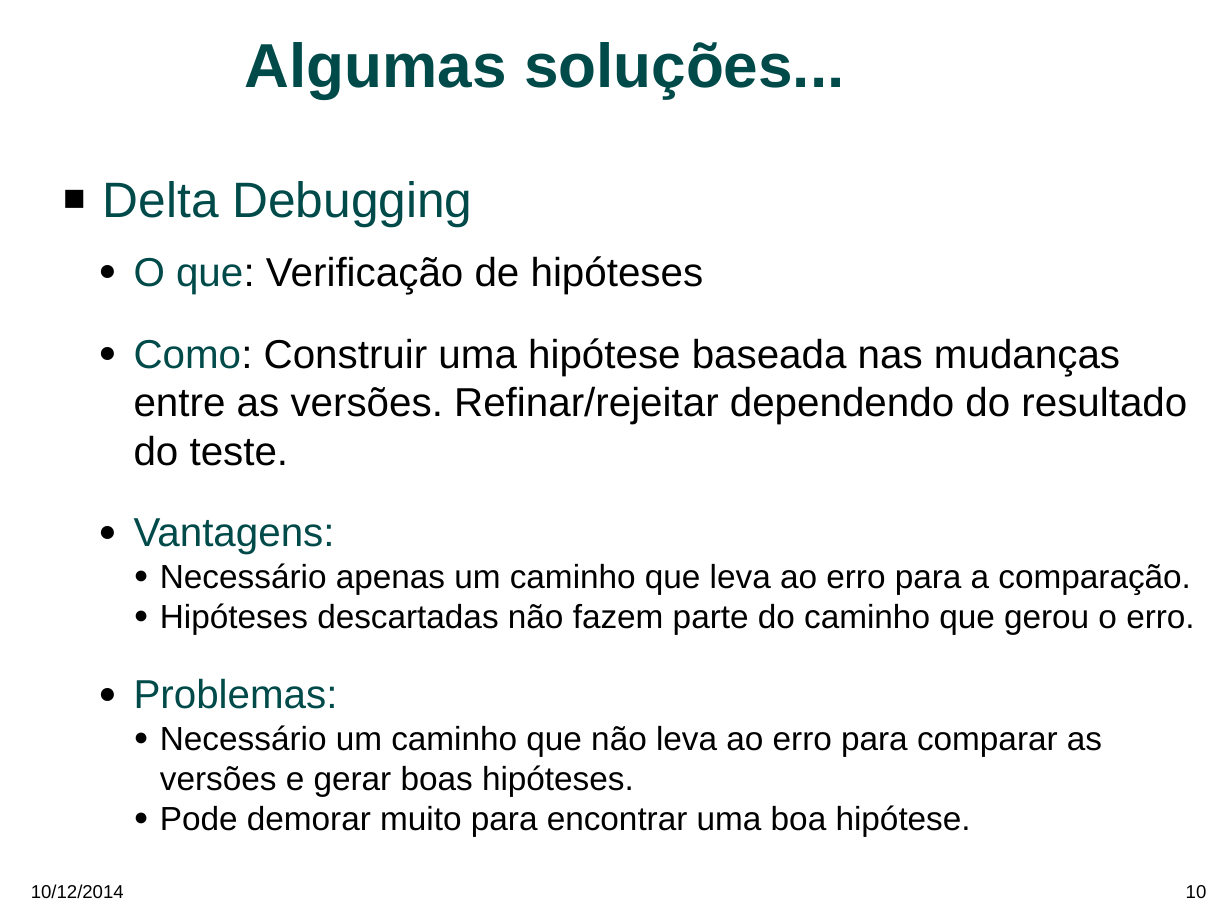
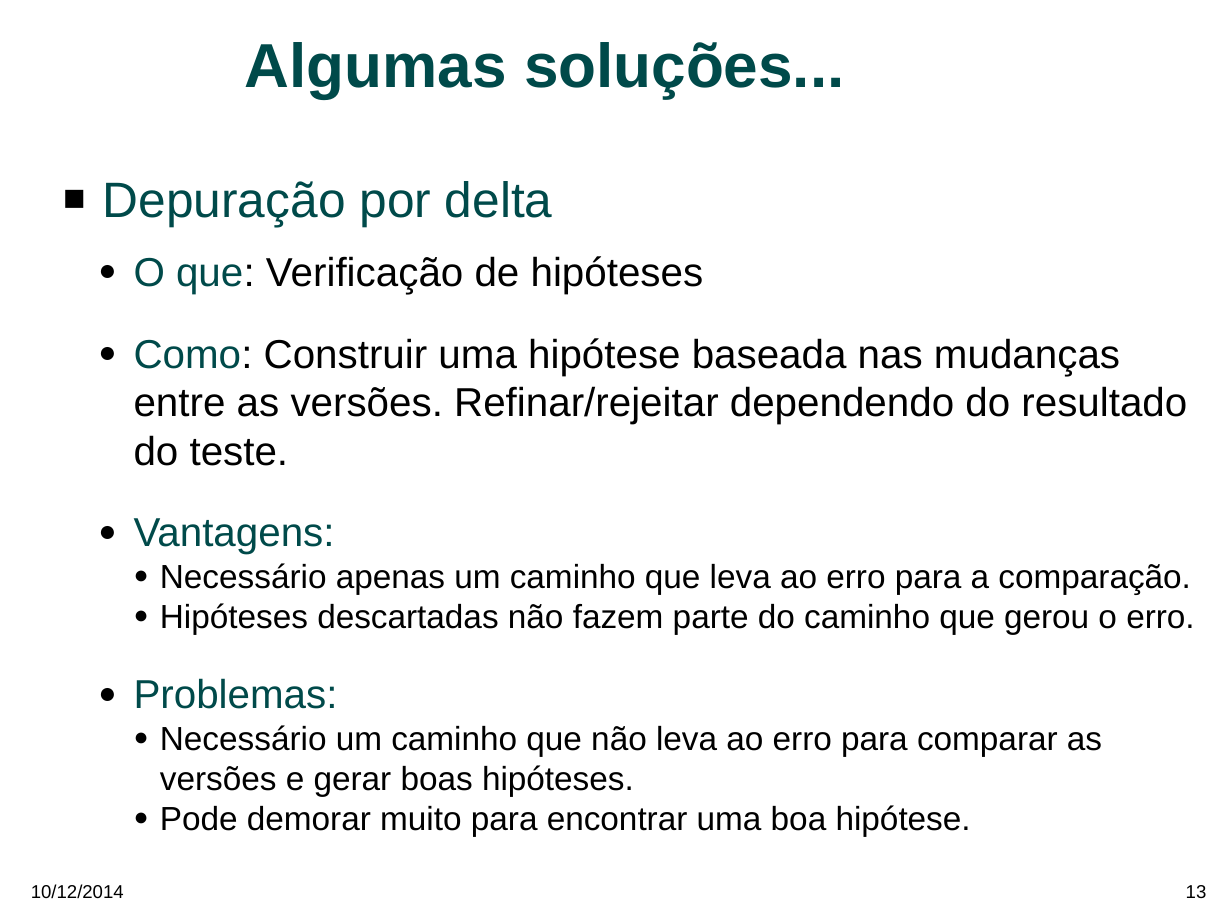
Before and after one commit to MohammedAbosaeeda/mestrado, a slide deck: slide 13 of mestrado_rita_soldi.odp (slide 10 before the commit). Drawn at 1232x924 pixels with LibreOffice and Linux fonts; fonts in the diff are those of the drawing; background and template pictures are left out. Boxes give left, top, right and bottom in pixels: in the first picture for what was removed or moved away, otherwise in the second. Text is boxed around its words. In the diff, an @@ line names an element or a change of style, - is before the commit and + after.

```diff
--- a/mestrado_rita_soldi.odp
+++ b/mestrado_rita_soldi.odp
@@ text at [103, 181, 553, 226]: text changed @@
-■ Delta Debugging
+■ Depuração por delta
@@ page number at [1186, 885, 1207, 898]: text changed @@
-10
+13
```
Also in this commit, not shown: 7 other slides changed, 3 slides added, 16 slides removed, 5 other files.
